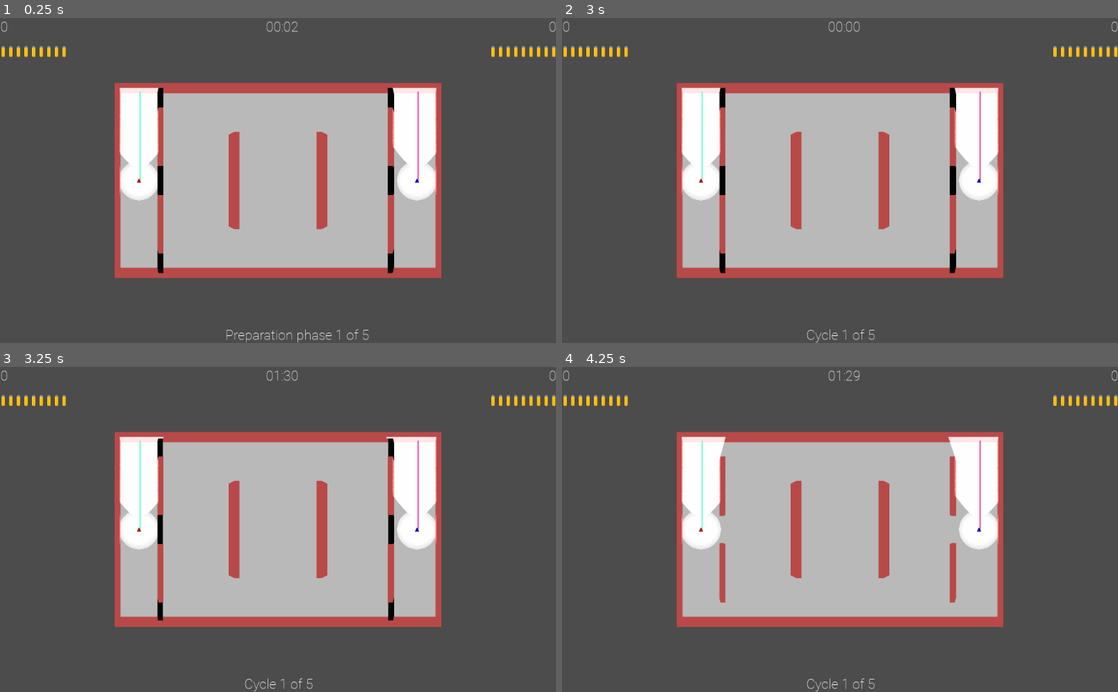
Above: before the commit, frames 1-4 (two rows, left to right).
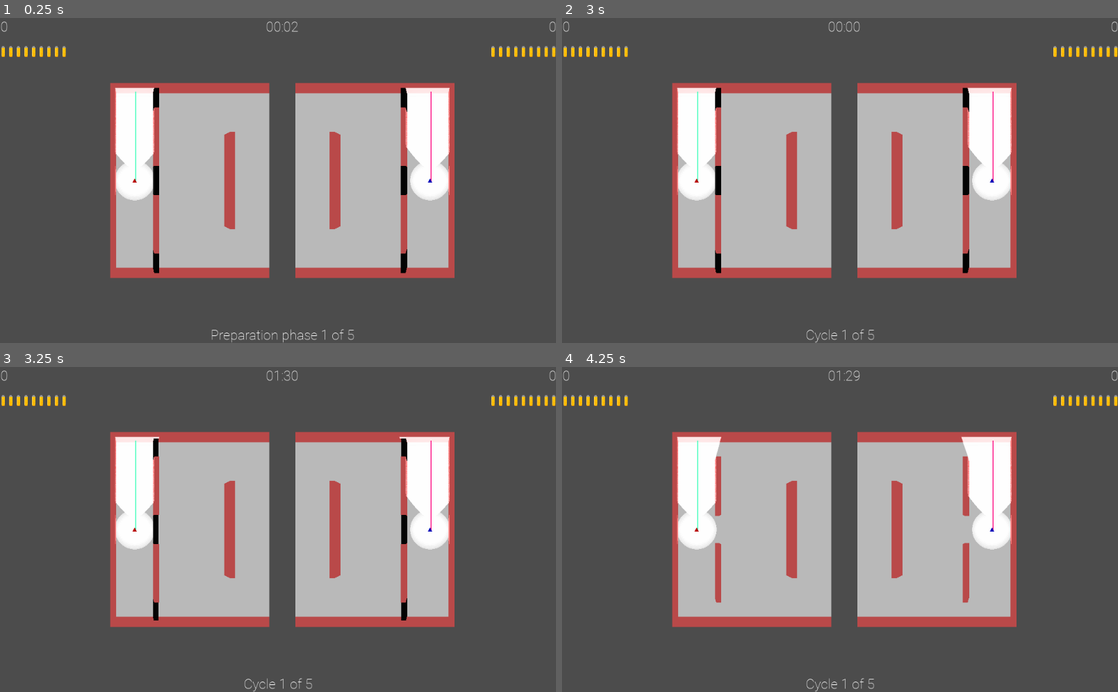
Above: after the commit, the same moments.

Repository: lizrad/fpspf
Game: Godot game, scene res://World.tscn
Same seed, same stepped clock (60 frames per second), same inputs: the game is played once before the commit and once after it.
Inputs:
- Up to frame 1 (0.25 s): no input
- Up to frame 2 (3 s): tap Enter at 0.5, 2.75 s; tap Space at 1.25 s
- Up to frame 3 (3.25 s): no input
- Up to frame 4 (4.25 s): no input

The runs differ from the first frame. In frame 1, 11% of the frame differs, in the area x 19-82%, y 19-100%; in frame 2, 11%; in frame 3, 11%; in frame 4, 10%.

Commit message:
Add space in between player screens

Diff:
--- a/Players/CameraManager.gd
+++ b/Players/CameraManager.gd
@@ -7,7 +7,7 @@
 	$LightCamera/Viewport.size = $ViewCamera/ViewportContainer/Viewport.size
 
 	if get_parent().id == 1:
-		$ViewCamera/ViewportContainer.rect_position.x += 512
+		$ViewCamera/ViewportContainer.rect_position.x += 544
 
 
 func _process(delta):
--- a/Players/Player.tscn
+++ b/Players/Player.tscn
@@ -58,14 +58,14 @@
 [node name="ViewCamera" type="Node" parent="CameraManager" index="1"]
 
 [node name="ViewportContainer" type="ViewportContainer" parent="CameraManager/ViewCamera" index="0"]
-margin_right = 512.0
+margin_right = 496.0
 margin_bottom = 600.0
 __meta__ = {
 "_edit_use_anchors_": false
 }
 
 [node name="Viewport" type="Viewport" parent="CameraManager/ViewCamera/ViewportContainer" index="0"]
-size = Vector2( 512, 600 )
+size = Vector2( 496, 600 )
 handle_input_locally = false
 render_target_update_mode = 3
 shadow_atlas_size = 2048
--- a/UI/HUD.tscn
+++ b/UI/HUD.tscn
@@ -51,9 +51,9 @@
 anchor_top = 1.0
 anchor_right = 0.5
 anchor_bottom = 1.0
-margin_left = -98.5
+margin_left = -125.0
 margin_top = -31.0
-margin_right = 98.5
+margin_right = 125.0
 custom_fonts/font = SubResource( 2 )
 text = "Preparation phase"
 align = 1
